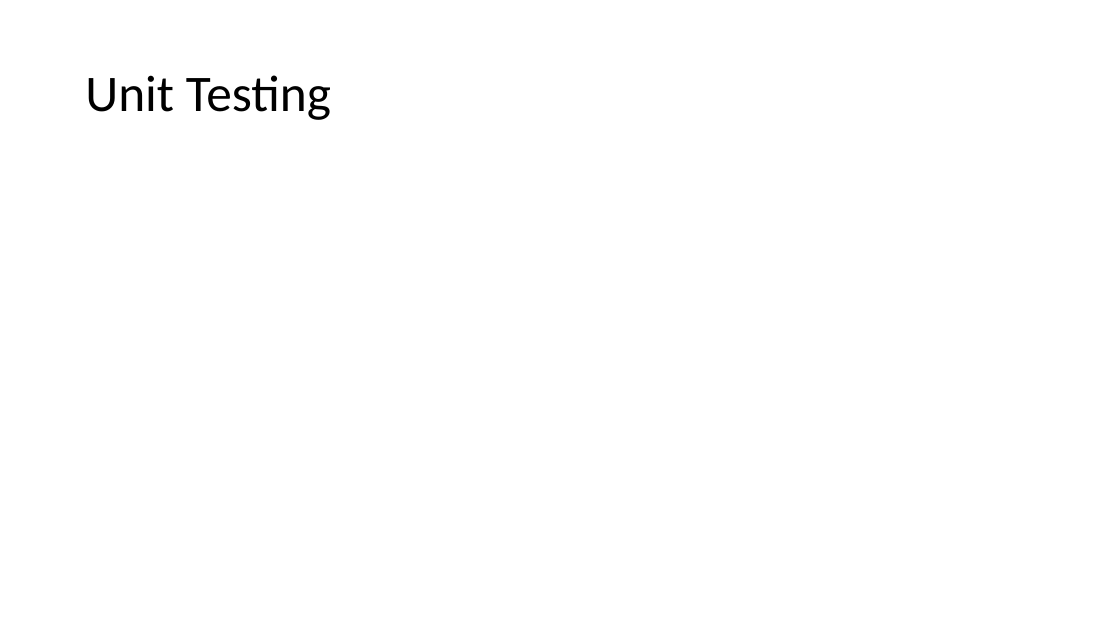
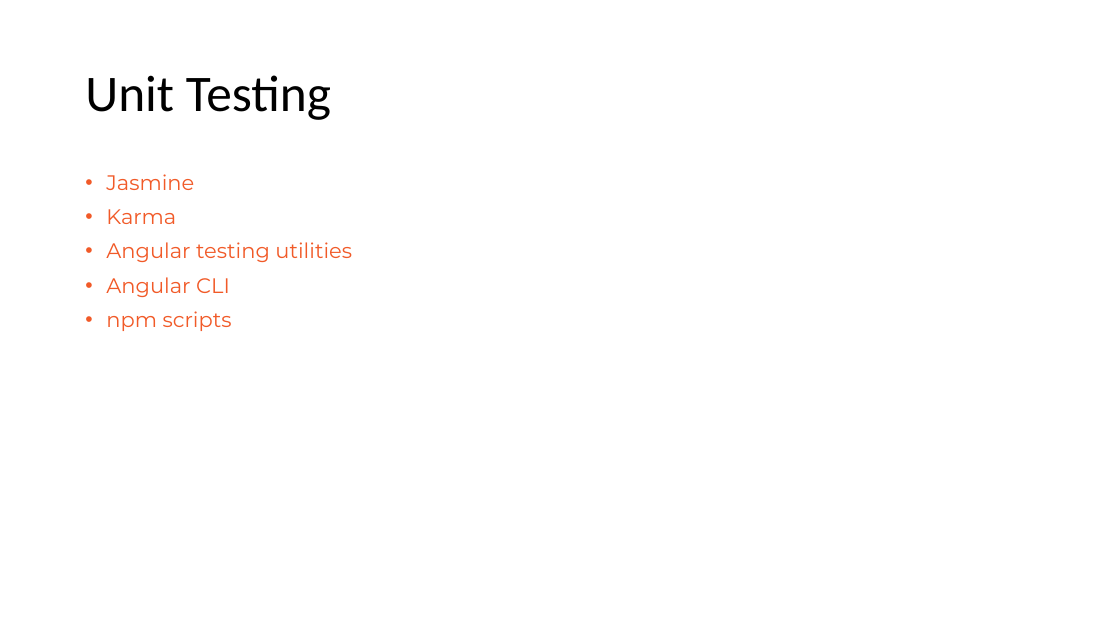
Before and after one commit to sitaramgarlapati/angularDemo, a slide deck: slide 12 of slides/Ang Sessions 3.pptx (slide 7 before the commit). Drawn at 1120x630 pixels with LibreOffice and Linux fonts; fonts in the diff are those of the drawing. Boxes give left, top, right and bottom in pixels: in the first picture for what was removed or moved away, otherwise in the second. Text is boxed around its words. In the diff, an @@ line names an element or a change of style, - is before the commit and + after.

```diff
--- a/slides/Ang Sessions 3.pptx
+++ b/slides/Ang Sessions 3.pptx
@@ text added at (106,174,352,331), 18 pt, text #F15A28 @@
+• Jasmine
+• Karma
+• Angular testing utilities
+• Angular CLI
+• npm scripts
```
Also in this commit, not shown: 2 other slides changed, 6 slides added, 1 other file.
